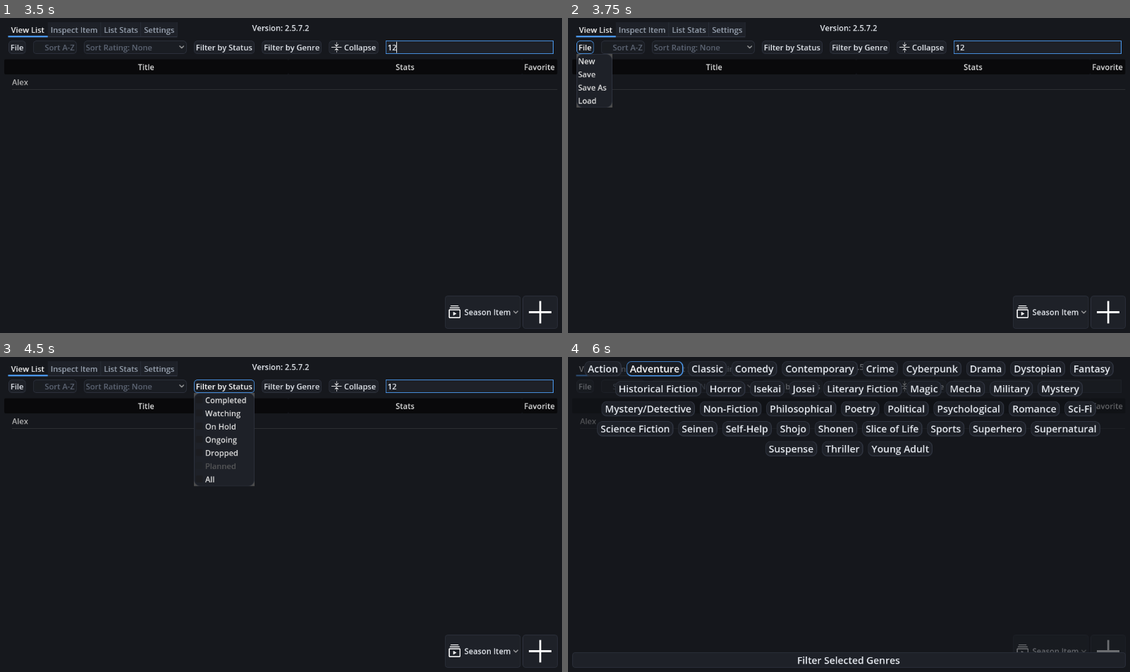
Above: before the commit, frames 1-4 (two rows, left to right).
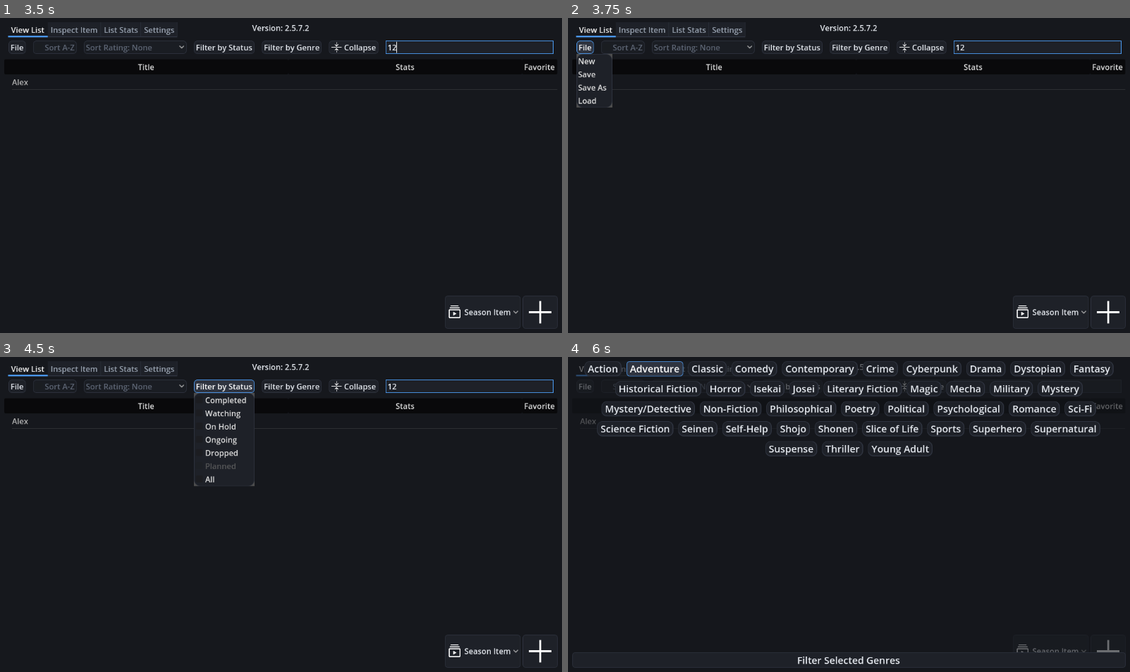
Above: after the commit, the same moments.

Repository: sredniW1234/Anime-Tracker-V2
Game: Godot game, scene res://Scenes/main_menu.tscn
Same seed, same stepped clock (60 frames per second), same inputs: the game is played once before the commit and once after it.
Inputs (mouse positions are in pixels of both pictures, inside the frame that each line leads up to):
- Up to frame 1 (3.5 s): click "New List" at 0.5 s; click (247, 188) at 1.27 s; type "Alex" at 1.35 s; click "Create" at 2 s; click (472, 46) at 2.77 s; type "12" at 2.85 s
- Up to frame 2 (3.75 s): click "File" at 3.5 s
- Up to frame 3 (4.5 s): click "Filter by Status" at 4.25 s
- Up to frame 4 (6 s): click "Filter by Genre" at 5 s; click "Adventure" at 5.75 s

Frame 1 is identical in both runs. In frame 2, less than 0.1% of the frame differs, in the area x 1-5%, y 7-12%; in frame 3, 0.3%; in frame 4, 0.3%, in the area x 10-21%, y 1-7%.
Error in both runs: Cannot call method 'get_value' on a null value. (res://Scripts/ThemeManager.gd:18)

Commit message:
Added tooltips and updated theme

Diff:
--- a/Assets/Default.tres
+++ b/Assets/Default.tres
@@ -29,6 +29,22 @@
 border_width_right = 1
 border_width_bottom = 1
 border_color = Color(0.184314, 0.203922, 0.25098, 1)
+corner_radius_top_left = 6
+corner_radius_top_right = 6
+corner_radius_bottom_right = 6
+corner_radius_bottom_left = 6
+
+[sub_resource type="StyleBoxFlat" id="StyleBoxFlat_5whlf"]
+content_margin_left = 4.0
+content_margin_top = 2.0
+content_margin_right = 4.0
+content_margin_bottom = 2.0
+bg_color = Color(0.184314, 0.203922, 0.25098, 1)
+border_width_left = 1
+border_width_top = 1
+border_width_right = 1
+border_width_bottom = 1
+border_color = Color(0.309804, 0.639216, 1, 1)
 corner_radius_top_left = 6
 corner_radius_top_right = 6
 corner_radius_bottom_right = 6
@@ -343,6 +359,7 @@
 Button/styles/disabled = SubResource("StyleBoxFlat_cnxvk")
 Button/styles/focus = SubResource("StyleBoxEmpty_ns25v")
 Button/styles/hover = SubResource("StyleBoxFlat_wylj0")
+Button/styles/hover_pressed = SubResource("StyleBoxFlat_5whlf")
 Button/styles/normal = SubResource("StyleBoxFlat_0udiy")
 Button/styles/pressed = SubResource("StyleBoxFlat_2n661")
 GenreButton/base_type = &"Button"
--- a/Scenes/settings_view.tscn
+++ b/Scenes/settings_view.tscn
@@ -87,6 +87,7 @@
 [node name="DefaultStatus" type="OptionButton" parent="HBoxContainer/Setting/MarginContainer/Defaults"]
 layout_mode = 2
 size_flags_horizontal = 0
+tooltip_text = "The default status given to an item upon creation."
 selected = 4
 item_count = 5
 popup/item_0/text = "Default Status: Completed"
@@ -102,12 +103,14 @@
 [node name="AutoTrack" type="CheckButton" parent="HBoxContainer/Setting/MarginContainer/Defaults"]
 layout_mode = 2
 size_flags_horizontal = 0
+tooltip_text = "Whether or not to auto track item upon creation."
 button_pressed = true
 text = "Default Auto Track"
 
 [node name="DefaultSchedule" type="OptionButton" parent="HBoxContainer/Setting/MarginContainer/Defaults"]
 layout_mode = 2
 size_flags_horizontal = 0
+tooltip_text = "The default release schedule of an item if it's ongoing."
 selected = 0
 item_count = 3
 popup/item_0/text = "Default Release Schedule: Weekly"
@@ -134,6 +137,8 @@
 
 [node name="Button" type="Button" parent="HBoxContainer/Setting/MarginContainer/Saving/HBoxContainer"]
 layout_mode = 2
+tooltip_text = "The default save location for your lists.
+NOTE: On some platforms, such as windows, this field unfortunately won't work 100% of the time."
 text = "Set Default Save Location:"
 
 [node name="FileDialog" type="FileDialog" parent="HBoxContainer/Setting/MarginContainer/Saving/HBoxContainer/Button"]
@@ -146,6 +151,8 @@
 [node name="Default Save File Location" type="LineEdit" parent="HBoxContainer/Setting/MarginContainer/Saving/HBoxContainer"]
 layout_mode = 2
 size_flags_horizontal = 3
+tooltip_text = "The default save location for your lists.
+NOTE: On some platforms, such as windows, this field unfortunately won't work 100% of the time."
 placeholder_text = "Enter Absolute File Path"
 context_menu_enabled = false
 
@@ -154,6 +161,8 @@
 
 [node name="Button" type="Button" parent="HBoxContainer/Setting/MarginContainer/Saving/HBoxContainer3"]
 layout_mode = 2
+tooltip_text = "The default image location for your lists.
+NOTE: On some platforms, such as windows, this field unfortunately won't work 100% of the time."
 text = "Set Default Image Location:"
 
 [node name="FileDialog" type="FileDialog" parent="HBoxContainer/Setting/MarginContainer/Saving/HBoxContainer3/Button"]
@@ -168,6 +177,8 @@
 [node name="Default Image Location" type="LineEdit" parent="HBoxContainer/Setting/MarginContainer/Saving/HBoxContainer3"]
 layout_mode = 2
 size_flags_horizontal = 3
+tooltip_text = "The default image location for your lists.
+NOTE: On some platforms, such as windows, this field unfortunately won't work 100% of the time."
 placeholder_text = "Enter Absolute File Path"
 context_menu_enabled = false
 
@@ -177,6 +188,7 @@
 [node name="AutoSave" type="CheckButton" parent="HBoxContainer/Setting/MarginContainer/Saving"]
 layout_mode = 2
 size_flags_horizontal = 0
+tooltip_text = "Determines if the autosave feature is on or not."
 button_pressed = true
 text = "AutoSave"
 
@@ -185,11 +197,13 @@
 
 [node name="Label" type="Label" parent="HBoxContainer/Setting/MarginContainer/Saving/HBoxContainer4"]
 layout_mode = 2
+tooltip_text = "Autosave Frequency in Seconds. Default 300 (5 minutes)"
 text = "Autosave Frequency (S): "
 
 [node name="autosave_freq" type="SpinBox" parent="HBoxContainer/Setting/MarginContainer/Saving/HBoxContainer4"]
 layout_mode = 2
 tooltip_text = "Autosave Frequency in Seconds. Default 300 (5 minutes)"
+min_value = 10.0
 max_value = 999.0
 value = 300.0
 
@@ -199,6 +213,7 @@
 [node name="SOE Prompt" type="CheckButton" parent="HBoxContainer/Setting/MarginContainer/Saving"]
 layout_mode = 2
 size_flags_horizontal = 0
+tooltip_text = "Whether or not to warn the user to save before exiting the program."
 button_pressed = true
 text = "Display Save On Exit Prompt"
 
@@ -207,6 +222,7 @@
 
 [node name="Label" type="Label" parent="HBoxContainer/Setting/MarginContainer/Saving/HBoxContainer2"]
 layout_mode = 2
+tooltip_text = "Unsaved Changes Warning Frequency in Seconds. Default 120 (2 minutes)"
 text = "Unsaved Changes Warning Frequency (S): "
 
 [node name="warn_freq" type="SpinBox" parent="HBoxContainer/Setting/MarginContainer/Saving/HBoxContainer2"]
@@ -231,11 +247,13 @@
 [node name="Load Tree Collapsed" type="CheckButton" parent="HBoxContainer/Setting/MarginContainer/Display"]
 layout_mode = 2
 size_flags_horizontal = 0
+tooltip_text = "When loading, whether or not the tree should start collapsed instead of fully expanded."
 text = "Load Tree Collapsed"
 
 [node name="ThemeOptions" type="OptionButton" parent="HBoxContainer/Setting/MarginContainer/Display"]
 layout_mode = 2
 size_flags_horizontal = 0
+tooltip_text = "The theme of the tracker."
 selected = 0
 item_count = 5
 popup/item_0/text = "Theme: Default"
--- a/Scripts/ThemeManager.gd
+++ b/Scripts/ThemeManager.gd
@@ -147,6 +147,9 @@
 	hover_button.set_corner_radius_all(6)
 	set_content_margins(hover_button)
 
+	var hover_pressed = hover_button.duplicate(true)
+	hover_button.border_color = accent_color
+
 	var normal_button: StyleBoxFlat = normal.duplicate(true)
 	normal_button.set_corner_radius_all(6)
 	var pressed: StyleBoxFlat = focus.duplicate(true)
@@ -155,6 +158,7 @@
 	theme.set_stylebox("disabled", "Button", disabled_button)
 	theme.set_stylebox("focus", "Button", StyleBoxEmpty.new())
 	theme.set_stylebox("hover", "Button", hover_button)
+	theme.set_stylebox("hover_pressed", "Button", hover_pressed)
 	theme.set_stylebox("normal", "Button", normal_button)
 	theme.set_stylebox("pressed", "Button", pressed)
 	theme.set_color("font_color", "Button", primary_font_color)
Not shown: 1 places in Assets/Default.tres that only renumber resources
